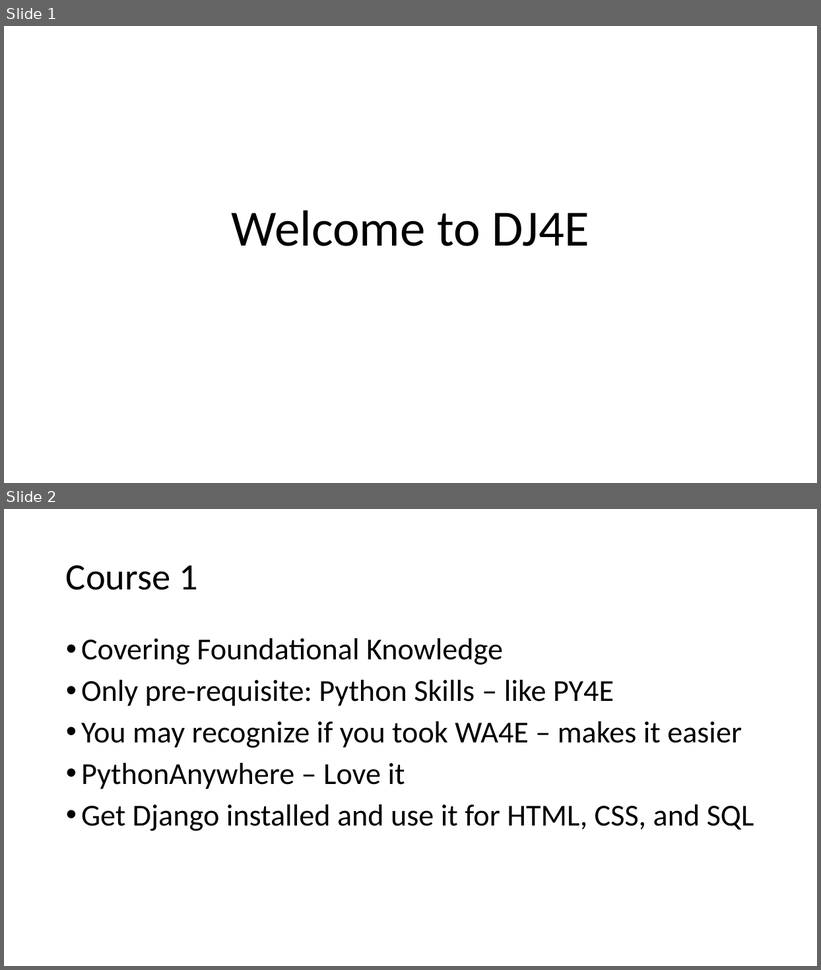
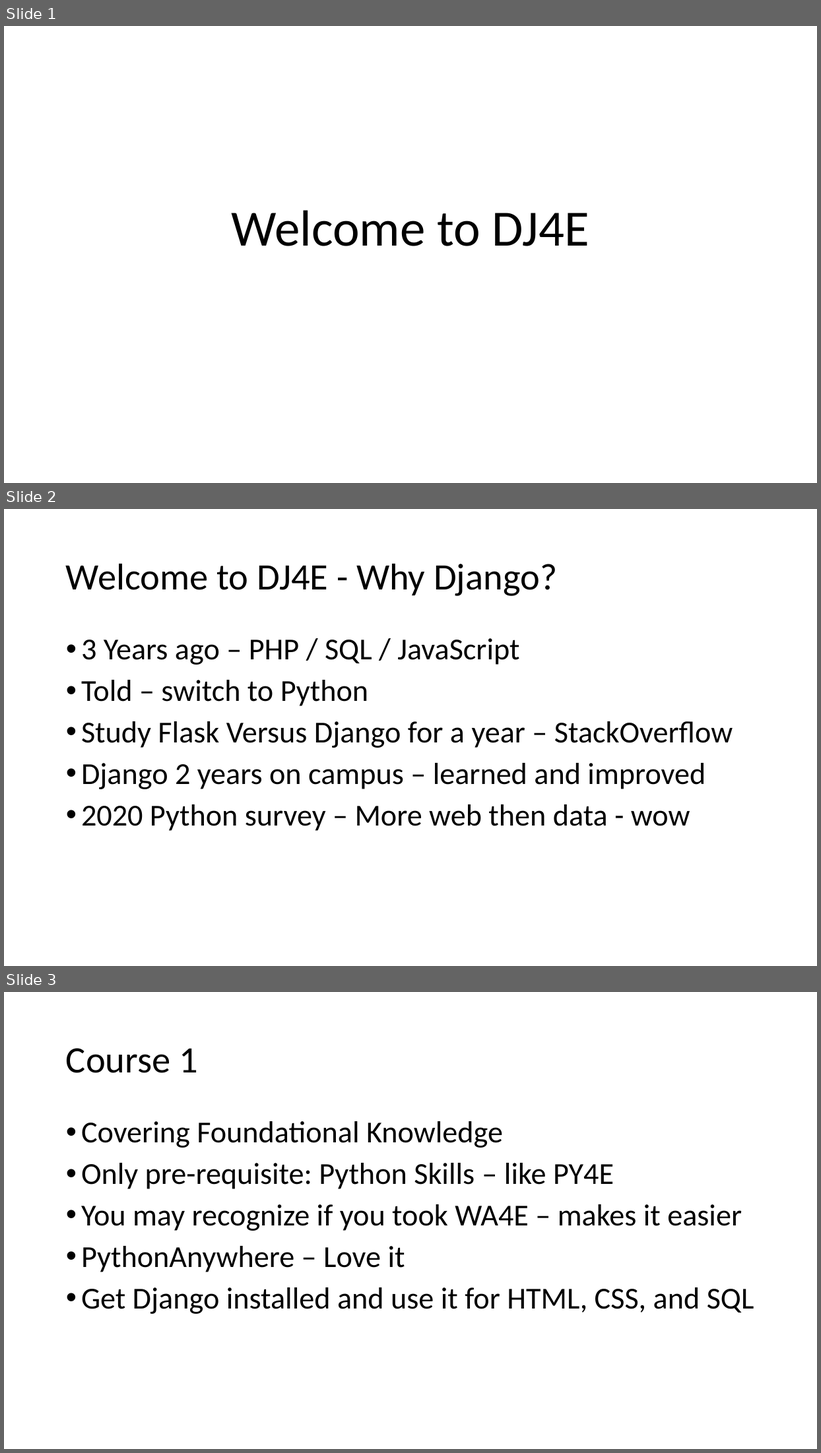
Before and after one commit to csev/dj4e, a slide deck: lectures/DJ-00-MOOC-Welcome.pptx. Shown one above the other, each under a label of ours: slides 1 and 2 before the commit, slides 1, 2 and 3 after it. The pictures are 821x970 and 821x1453 pixels, drawn with LibreOffice and Linux fonts; fonts in the diff are those of the drawing. Boxes give left, top, right and bottom in pixels: in the first picture for what was removed or moved away, otherwise in the second. Text is boxed around its words. In the diff, an @@ line names an element or a change of style, - is before the commit and + after.

Commit message:
Updates

```diff
--- a/lectures/DJ-00-MOOC-Welcome.pptx
+++ b/lectures/DJ-00-MOOC-Welcome.pptx
@@ slide 2 added at bbox=[4, 509, 817, 966], background #FFFFFF @@
@@ title added at bbox=[66, 563, 557, 596], 44 pt, text #000000 @@
+Welcome to DJ4E - Why Django?
@@ text added at bbox=[81, 638, 733, 831], 36 pt, text #000000 @@
+• 3 Years ago – PHP / SQL / JavaScript
+• Told – switch to Python
+• Study Flask Versus Django for a year – StackOverflow
+• Django 2 years on campus – learned and improved
+• 2020 Python survey – More web then data - wow
@@ what was slide 2 is now slide 3 @@
```
